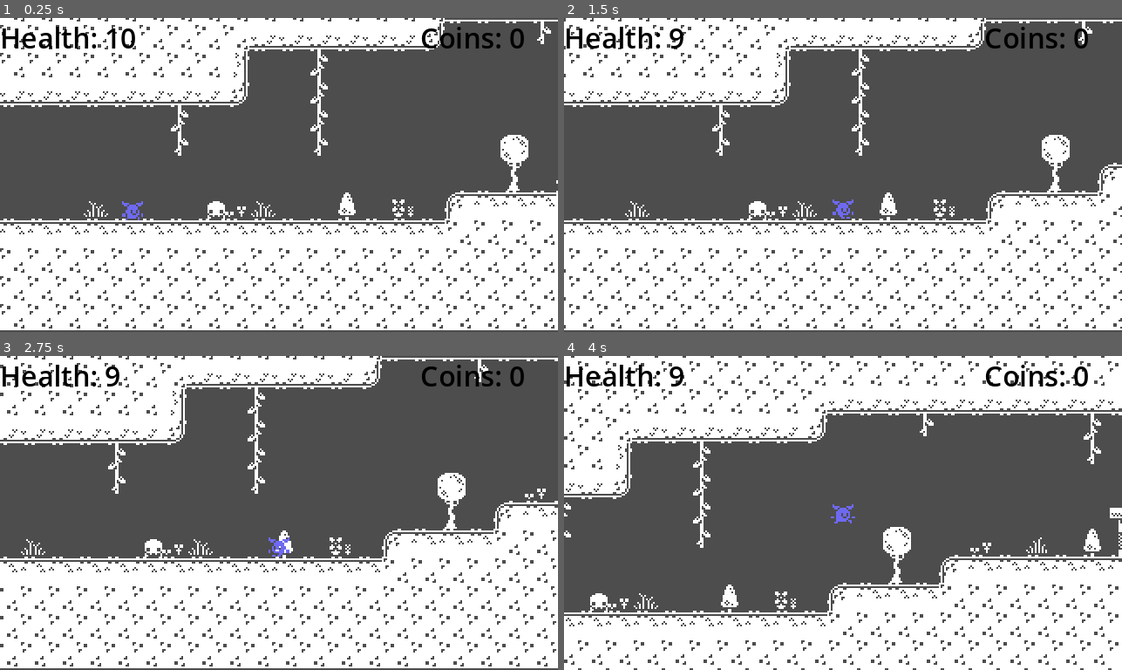
Above: before the commit, frames 1-4 (two rows, left to right).
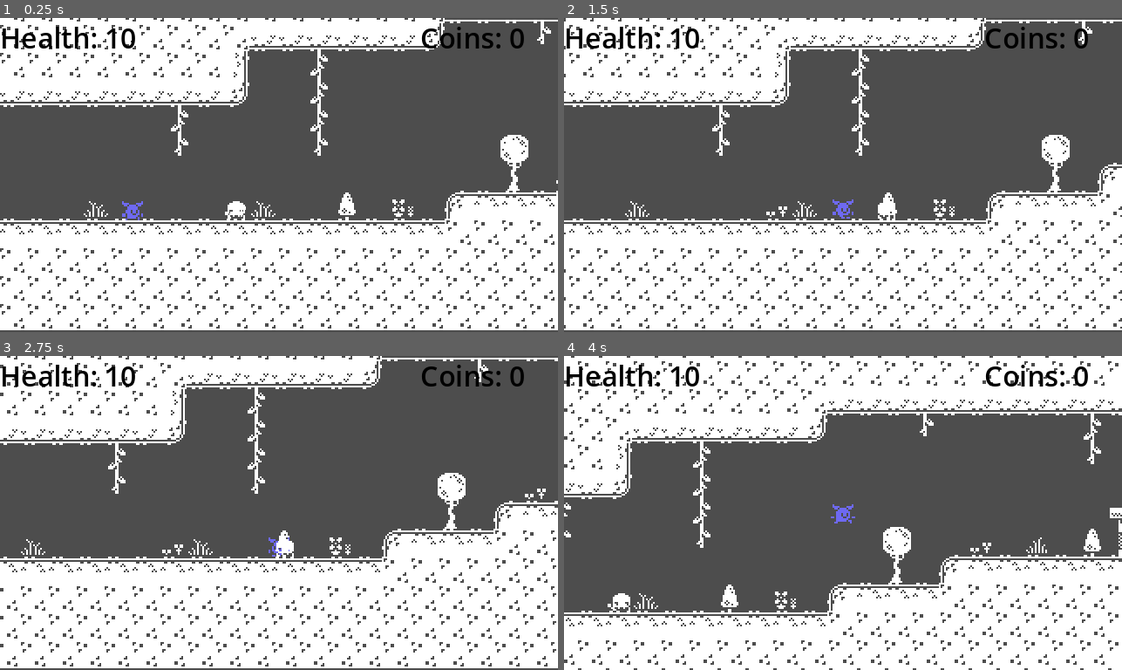
Above: after the commit, the same moments.

Repository: emilykrohn/2DPlatformer
Game: Godot game, scene res://main.tscn
Two runs of this game, one before a commit and one after it. Both use one fixed random seed, a clock stepped at 60 frames per second and the inputs below.
Inputs:
- Up to frame 1 (0.25 s): no input
- Up to frame 2 (1.5 s): tap Enter (ui_accept) at 0.5, 0.77 s; hold Right (ui_right) from 0.53 s (still down)
- Up to frame 3 (2.75 s): tap Enter (ui_accept) at 1.52 s; release Right (ui_right) at 2.03 s; hold Left (ui_left) from 2.03 s (still down)
- Up to frame 4 (4 s): release Left (ui_left) at 2.78 s; hold Right (ui_right) from 2.78 s (still down); tap Enter (ui_accept) at 3.02, 3.77 s

The runs differ from the first frame. In frame 1, 0.2% of the frame differs, in the area x 37-44%, y 58-65%; in frame 2, 0.4%; in frame 3, 0.4%; in frame 4, 0.4%, in the area x 4-25%, y 3-82%.
Error after the commit: Invalid access to property or key 'can_take_damage' on a base object of type 'null instance'. (res://enemy_1.gd:11)

Commit message:
Enemy follows path

Diff:
--- a/enemy_1.gd
+++ b/enemy_1.gd
@@ -4,8 +4,7 @@
 
 # Called when the node enters the scene tree for the first time.
 func _ready():
-	pass # Replace with function body.
-
+	pass
 
 # Called every frame. 'delta' is the elapsed time since the previous frame.
 func _process(delta):
--- /dev/null
+++ b/main.gd
@@ -0,0 +1,5 @@
+extends Node
+
+func _physics_process(delta):
+	const move_speed := 50.0
+	$Path2D/PathFollow2D.progress += move_speed * delta
--- a/main.tscn
+++ b/main.tscn
@@ -1,5 +1,6 @@
-[gd_scene load_steps=17 format=3 uid="uid://beqsqlhjgg1ma"]
-
+[gd_scene load_steps=19 format=3 uid="uid://beqsqlhjgg1ma"]
+
+[ext_resource type="Script" path="res://main.gd" id="1_1ie5j"]
 [ext_resource type="Texture2D" uid="uid://cnk564dw3s6vl" path="res://Art/Tilemap/monochrome_tilemap_transparent_packed.png" id="1_c36dr"]
 [ext_resource type="PackedScene" uid="uid://l5erdx8idycd" path="res://player.tscn" id="2_shmwn"]
 [ext_resource type="Script" path="res://Ladder.gd" id="3_iuvrq"]
@@ -1258,7 +1259,14 @@
 [sub_resource type="RectangleShape2D" id="RectangleShape2D_jdd5e"]
 size = Vector2(471, 54)
 
+[sub_resource type="Curve2D" id="Curve2D_nsau4"]
+_data = {
+"points": PackedVector2Array(0, 0, 0, 0, 108, -7, 0, 0, 0, 0, 108, -7, 0, 0, 0, 0, 108, -7, 0, 0, 0, 0, 215, -7, 0, 0, 0, 0, 107, -7)
+}
+point_count = 5
+
 [node name="Main" type="Node"]
+script = ExtResource("1_1ie5j")
 
 [node name="TileMap" type="TileMap" parent="."]
 tile_set = SubResource("TileSet_8ipus")
@@ -1279,9 +1287,6 @@
 [node name="CollisionShap2D" type="CollisionShape2D" parent="Ladder/LadderTop"]
 position = Vector2(761, -235.5)
 shape = SubResource("RectangleShape2D_iaboc")
-
-[node name="Enemy1" parent="." instance=ExtResource("4_sv820")]
-position = Vector2(109, -7)
 
 [node name="Player" parent="." instance=ExtResource("2_shmwn")]
 position = Vector2(61, -8)
@@ -1333,6 +1338,16 @@
 
 [node name="Coin5" parent="Coins" instance=ExtResource("9_gtul8")]
 position = Vector2(1032, -279)
+
+[node name="Path2D" type="Path2D" parent="."]
+curve = SubResource("Curve2D_nsau4")
+
+[node name="PathFollow2D" type="PathFollow2D" parent="Path2D"]
+position = Vector2(108, -7)
+rotates = false
+
+[node name="Enemy1" parent="Path2D/PathFollow2D" instance=ExtResource("4_sv820")]
+lock_rotation = true
 
 [connection signal="body_entered" from="Ladder/Area2D" to="Ladder" method="_on_area_2d_body_entered"]
 [connection signal="body_exited" from="Ladder/Area2D" to="Ladder" method="_on_area_2d_body_exited"]
